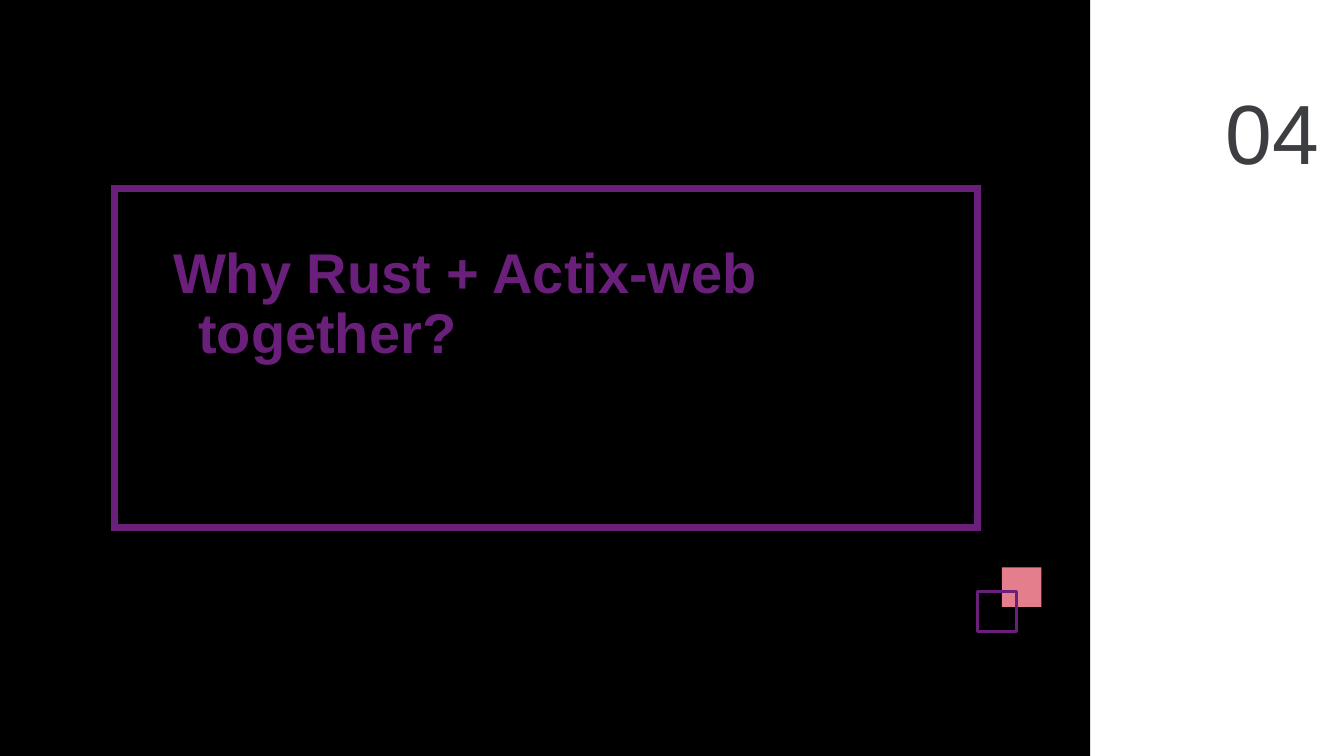
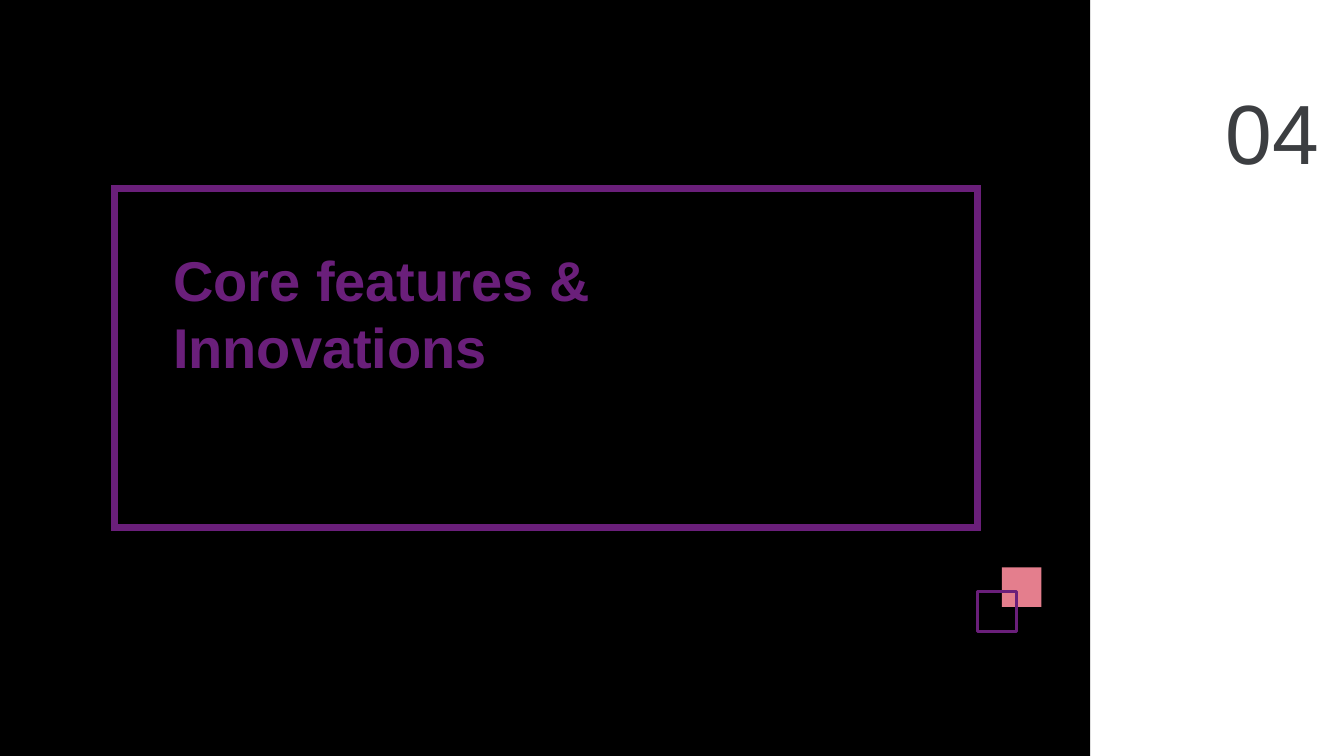
Before and after one commit to nvhai248/astro, a slide deck: slide 15 of docs/NT - Astro.pptx (slide 18 before the commit). Drawn at 1344x756 pixels with LibreOffice and Linux fonts; fonts in the diff are those of the drawing. Boxes give left, top, right and bottom in pixels: in the first picture for what was removed or moved away, otherwise in the second. Text is boxed around its words. In the diff, an @@ line names an element or a change of style, - is before the commit and + after.

```diff
--- a/docs/NT - Astro.pptx
+++ b/docs/NT - Astro.pptx
@@ text at <box>173,260,534,369</box>: text changed @@
-Why Rust + Actix-web together?
+Core features & Innovations
```
Also in this commit, not shown: 15 other slides changed, 9 slides added, 13 slides removed, 2 other files.
